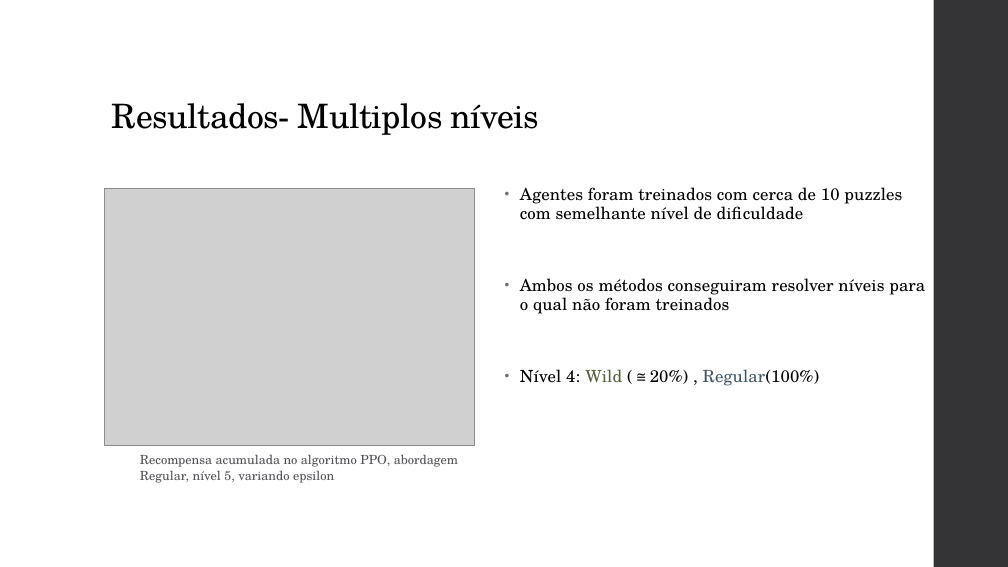
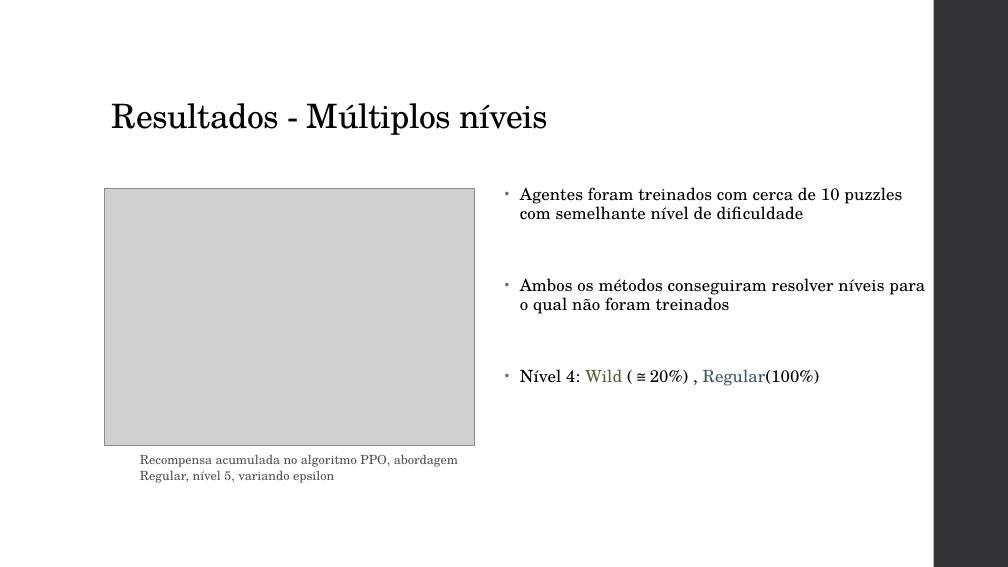
Before and after one commit to MOAAS/ZhedAI, a slide deck: slide 10 of TP2 - Zhed (ML)/docs/Final.pptx. Drawn at 1008x567 pixels with LibreOffice and Linux fonts; fonts in the diff are those of the drawing; grey boxes stand for pictures. Boxes give left, top, right and bottom in pixels: in the first picture for what was removed or moved away, otherwise in the second. Text is boxed around its words. In the diff, an @@ line names an element or a change of style, - is before the commit and + after.

```diff
--- a/TP2 - Zhed (ML)/docs/Final.pptx
+++ b/TP2 - Zhed (ML)/docs/Final.pptx
@@ title at [112, 103, 549, 135]: text changed @@
-Resultados- Multiplos níveis
+Resultados - Múltiplos níveis
```
Also in this commit, not shown: 3 other slides changed, 5 other files.
